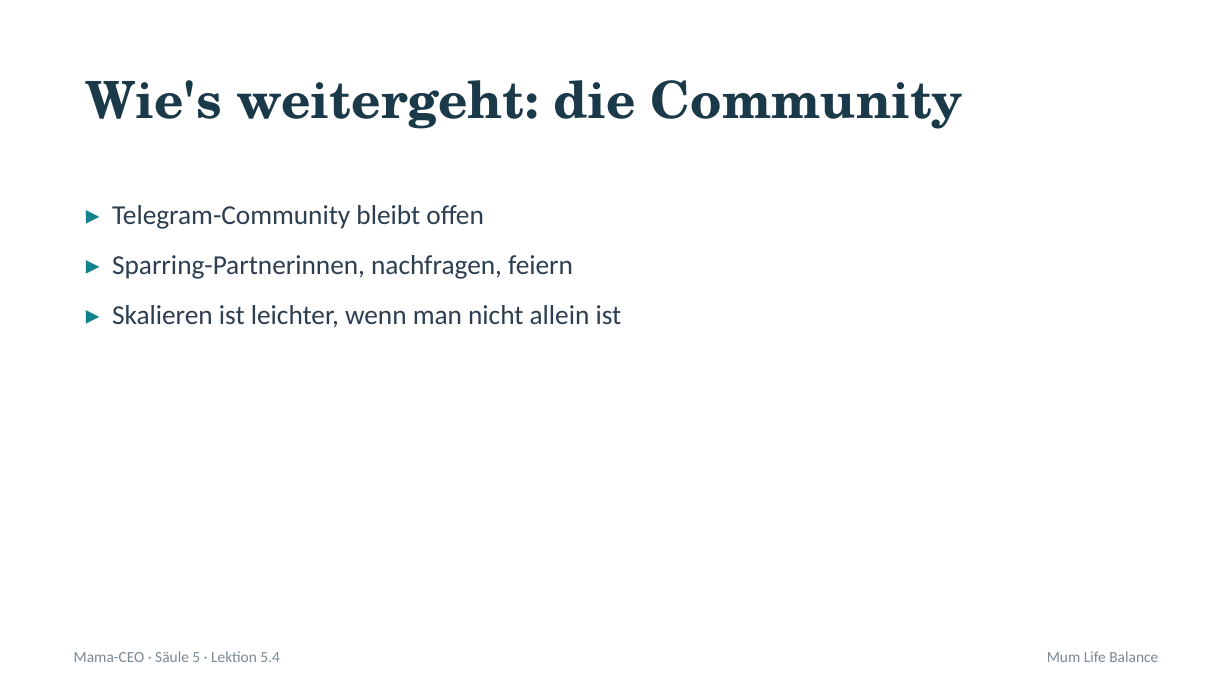
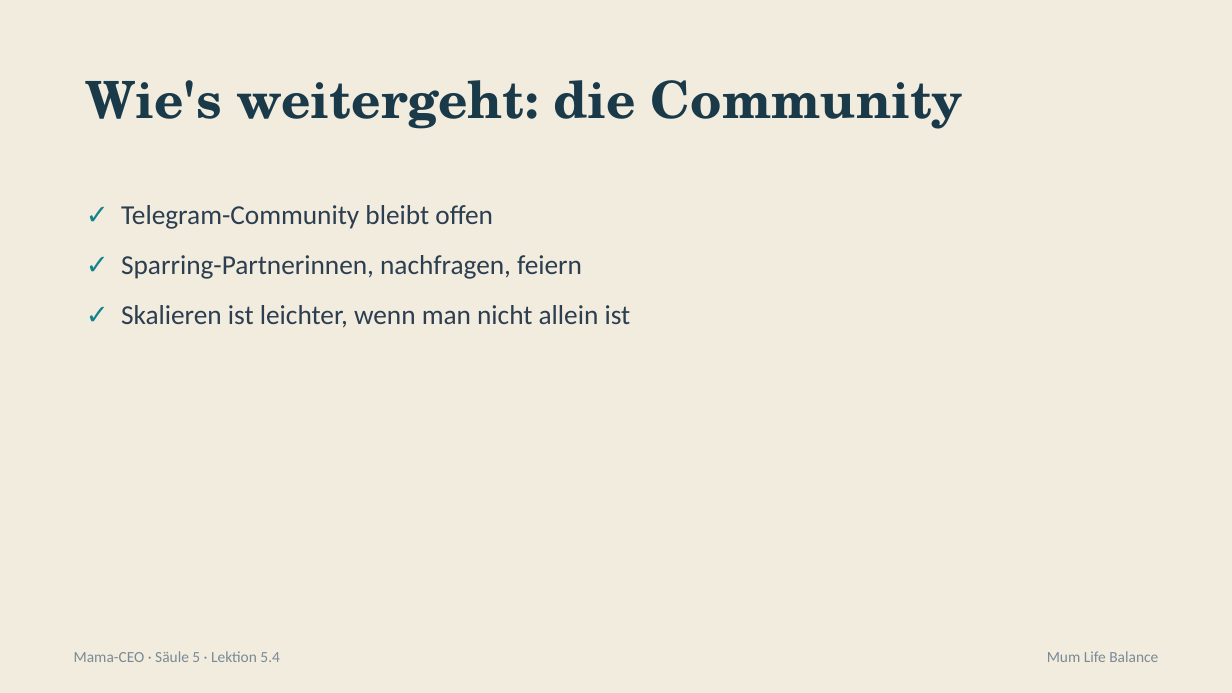
Before and after one commit to pnulmann-hue/mumlifebalance-workspace, a slide deck: slide 6 of outputs/produkte/mama-ceo/03-praesentationen/saeule-5/04-lektion-5-4.pptx. Drawn at 1232x693 pixels with LibreOffice and Linux fonts; fonts in the diff are those of the drawing. Boxes give left, top, right and bottom in pixels: in the first picture for what was removed or moved away, otherwise in the second. Text is boxed around its words. In the diff, an @@ line names an element or a change of style, - is before the commit and + after.

```diff
--- a/outputs/produkte/mama-ceo/03-praesentationen/saeule-5/04-lektion-5-4.pptx
+++ b/outputs/produkte/mama-ceo/03-praesentationen/saeule-5/04-lektion-5-4.pptx
@@ background #FFFFFF to #F1ECDD @@
@@ text at [121,205,631,328]: text changed @@
-▸ Telegram-Community bleibt offen
-▸ Sparring-Partnerinnen, nachfragen, feiern
-▸ Skalieren ist leichter, wenn man nicht allein ist
+✓ Telegram-Community bleibt offen
+✓ Sparring-Partnerinnen, nachfragen, feiern
+✓ Skalieren ist leichter, wenn man nicht allein ist
```
Also in this commit, not shown: 9 other slides changed, 13 other files.
